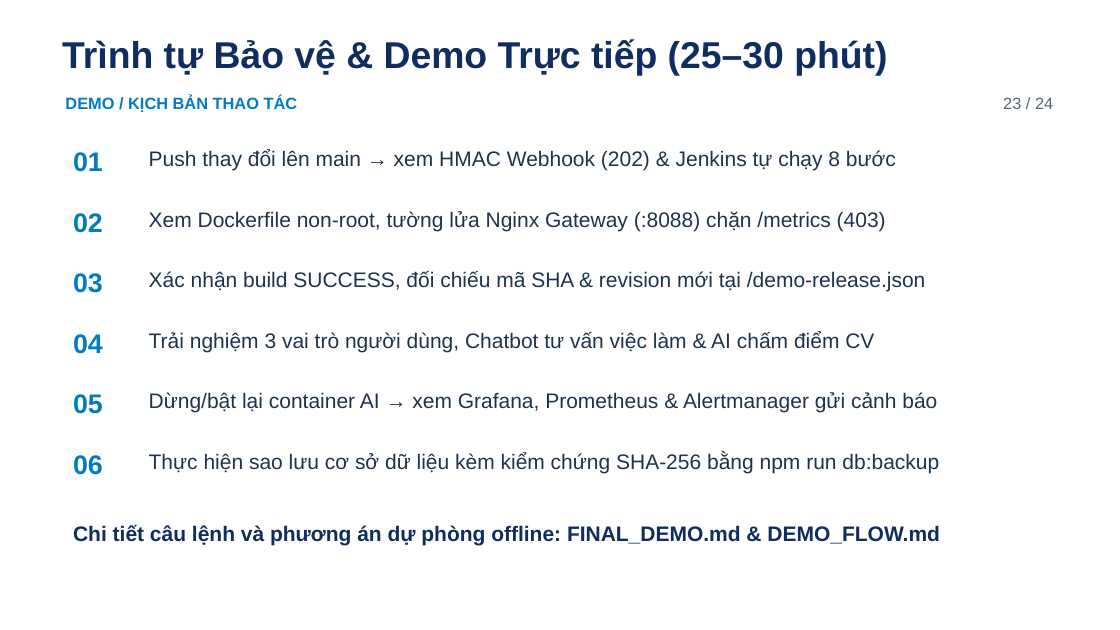
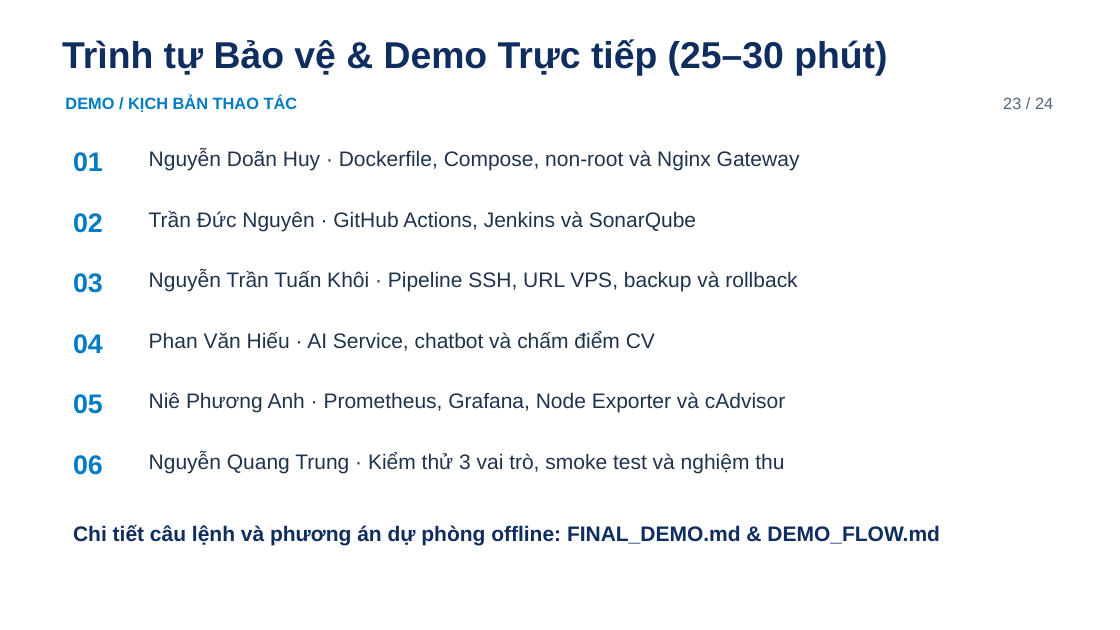
Before and after one commit to hieunofun/cong-nghe-phan-mem, a slide deck: slide 23 of JobLink_Final_Presentation.pptx. Drawn at 1120x630 pixels with LibreOffice and Linux fonts; fonts in the diff are those of the drawing; background and template pictures are left out. Boxes give left, top, right and bottom in pixels: in the first picture for what was removed or moved away, otherwise in the second. Text is boxed around its words. In the diff, an @@ line names an element or a change of style, - is before the commit and + after.

Commit message:
Update JobLink defense deck and demo runbook

```diff
--- a/JobLink_Final_Presentation.pptx
+++ b/JobLink_Final_Presentation.pptx
@@ text at bbox=[149, 150, 800, 171]: text changed @@
-Push thay đổi lên main → xem HMAC Webhook (202) & Jenkins tự chạy 8 bước
+Nguyễn Doãn Huy · Dockerfile, Compose, non-root và Nginx Gateway
@@ text at bbox=[149, 211, 696, 231]: text changed @@
-Xem Dockerfile non-root, tường lửa Nginx Gateway (:8088) chặn /metrics (403)
+Trần Đức Nguyên · GitHub Actions, Jenkins và SonarQube
@@ text at bbox=[149, 271, 797, 292]: text changed @@
-Xác nhận build SUCCESS, đối chiếu mã SHA & revision mới tại /demo-release.json
+Nguyễn Trần Tuấn Khôi · Pipeline SSH, URL VPS, backup và rollback
@@ text at bbox=[149, 331, 655, 351]: text changed @@
-Trải nghiệm 3 vai trò người dùng, Chatbot tư vấn việc làm & AI chấm điểm CV
+Phan Văn Hiếu · AI Service, chatbot và chấm điểm CV
@@ text at bbox=[149, 392, 785, 413]: text changed @@
-Dừng/bật lại container AI → xem Grafana, Prometheus & Alertmanager gửi cảnh báo
+Niê Phương Anh · Prometheus, Grafana, Node Exporter và cAdvisor
@@ text at bbox=[149, 452, 784, 473]: text changed @@
-Thực hiện sao lưu cơ sở dữ liệu kèm kiểm chứng SHA-256 bằng npm run db:backup
+Nguyễn Quang Trung · Kiểm thử 3 vai trò, smoke test và nghiệm thu
```
Also in this commit, not shown: 11 other slides changed, 2 slides added, 2 slides removed, 3 other files.
